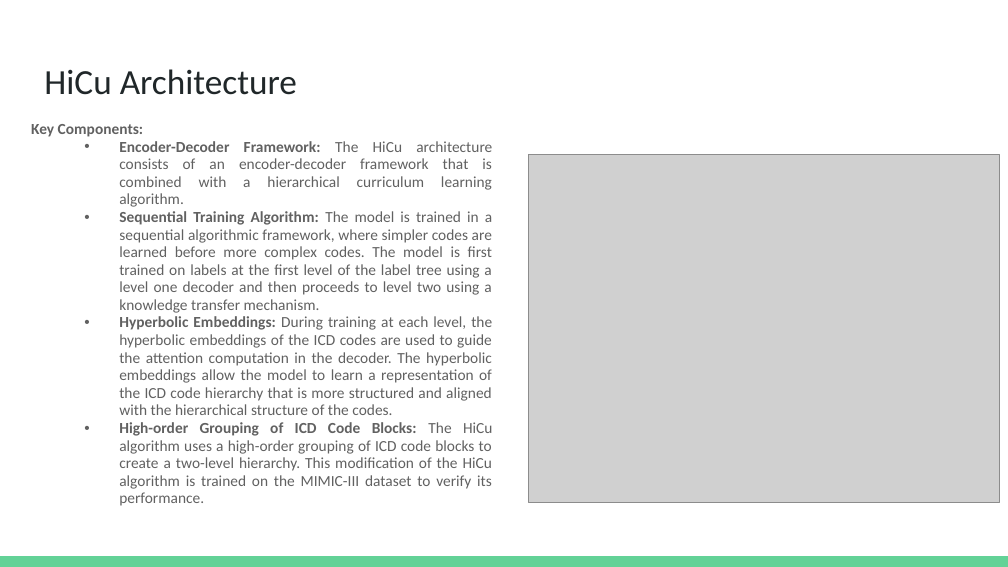
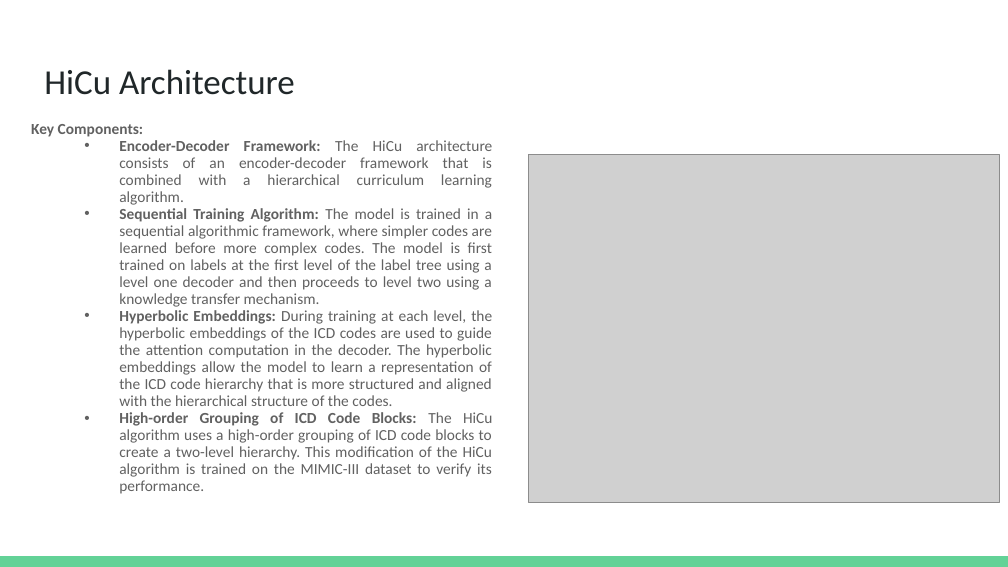
Before and after one commit to dbiswas0605/MCS-DS-CS598-DLH-HiCu, a slide deck: slide 5 of Presentation/CS598 DL4H Project Presentation.pptx. Drawn at 1008x567 pixels with LibreOffice and Linux fonts; fonts in the diff are those of the drawing; grey boxes stand for pictures. Boxes give left, top, right and bottom in pixels: in the first picture for what was removed or moved away, otherwise in the second. Text is boxed around its words. In the diff, an @@ line names an element or a change of style, - is before the commit and + after.

```diff
--- a/Presentation/CS598 DL4H Project Presentation.pptx
+++ b/Presentation/CS598 DL4H Project Presentation.pptx
@@ title "HiCu Architecture" at (x1=44, y1=69, x2=295, y2=95): size 25.2 to 25 pt @@
@@ text "Key Components:" at (x1=31, y1=124, x2=492, y2=494): indent changed; line spacing 0.95 to 0.92 @@
```
Also in this commit, not shown: 8 other slides changed, 4 slides added, 1 other file.
